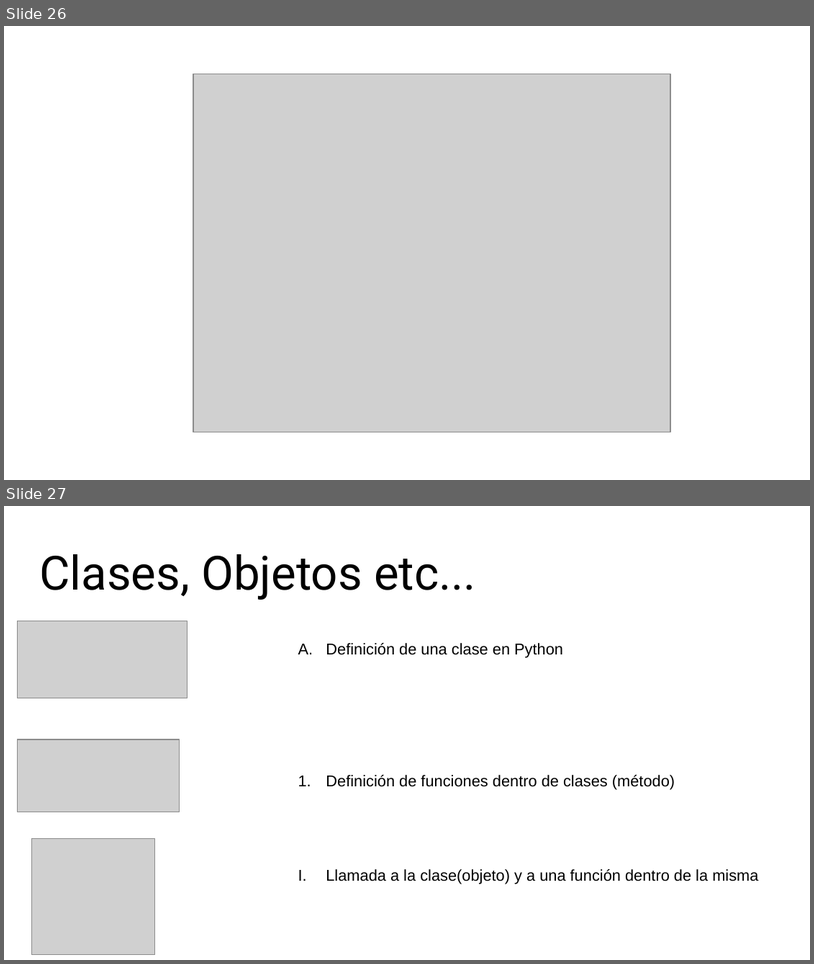
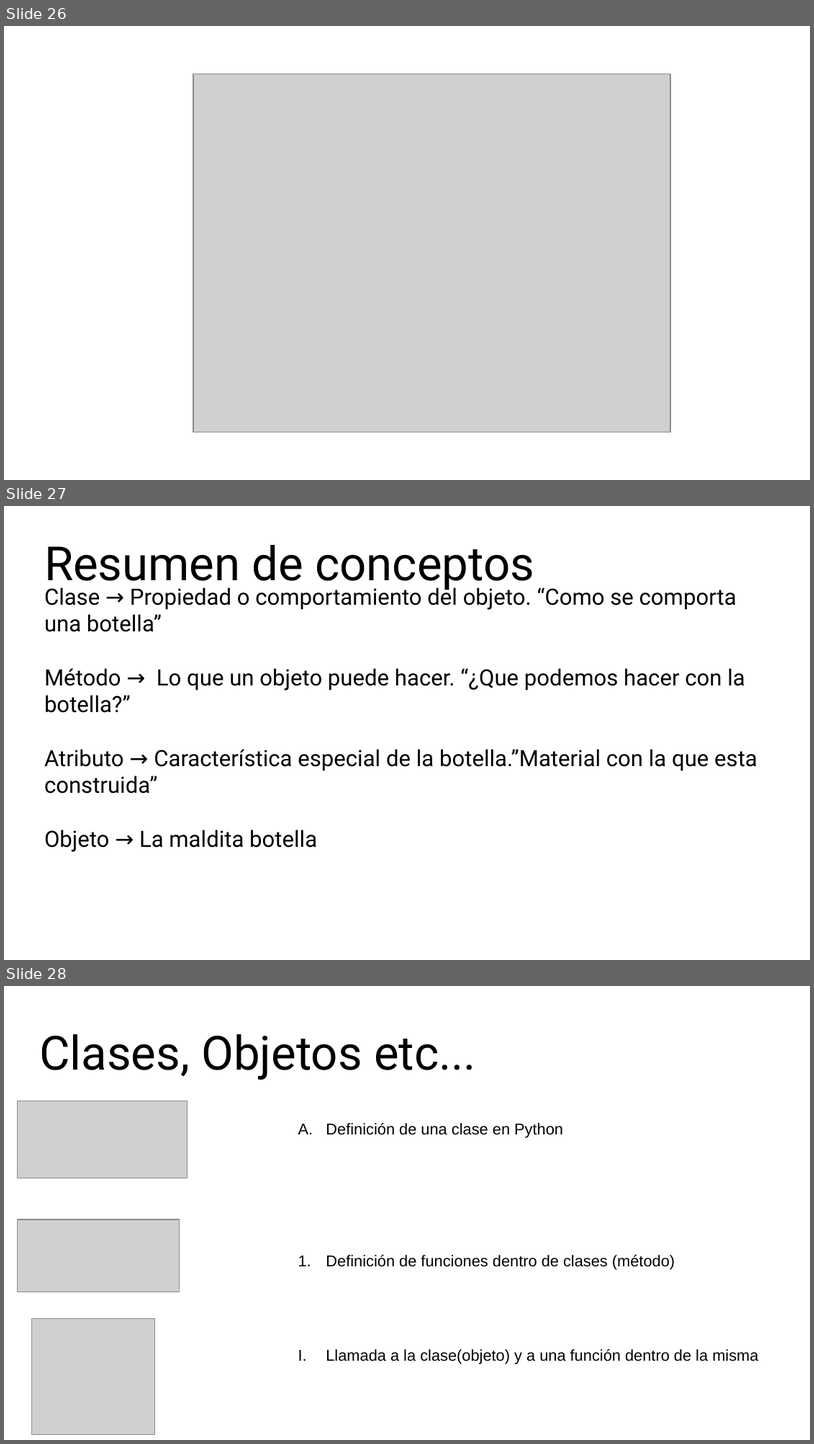
Before and after one commit to cyberh99/python-s-initiations, a slide deck: Python_slides.odp. Shown one above the other, each under a label of ours: slides 26 and 27 before the commit, slides 26, 27 and 28 after it. The pictures are 814x964 and 814x1444 pixels, drawn with LibreOffice and Linux fonts; fonts in the diff are those of the drawing; grey boxes stand for pictures. Boxes give left, top, right and bottom in pixels: in the first picture for what was removed or moved away, otherwise in the second. Text is boxed around its words. In the diff, an @@ line names an element or a change of style, - is before the commit and + after.

```diff
--- a/Python_slides.odp
+++ b/Python_slides.odp
@@ slide 27 added at (4,506,810,960), background #FFFFFF @@
@@ title added at (44,545,535,592), 42 pt, text #000000 @@
+Resumen de conceptos
@@ subtitle added at (44,584,758,852), 20 pt, text #000000 @@
+Clase → Propiedad o comportamiento del objeto. “Como se comporta una botella”
+Método → Lo que un objeto puede hacer. “¿Que podemos hacer con la botella?”
+Atributo → Característica especial de la botella.”Material con la que esta construida”
+Objeto → La maldita botella
@@ what was slide 27 is now slide 28 @@
```
Also in this commit, not shown: 5 other slides added, 4 slides removed, 1 other file.
